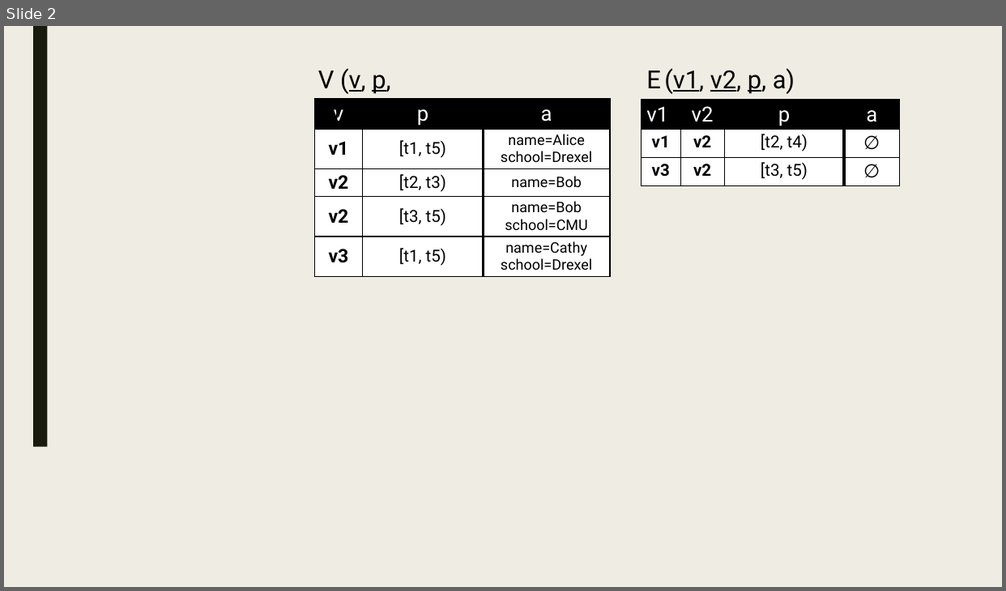
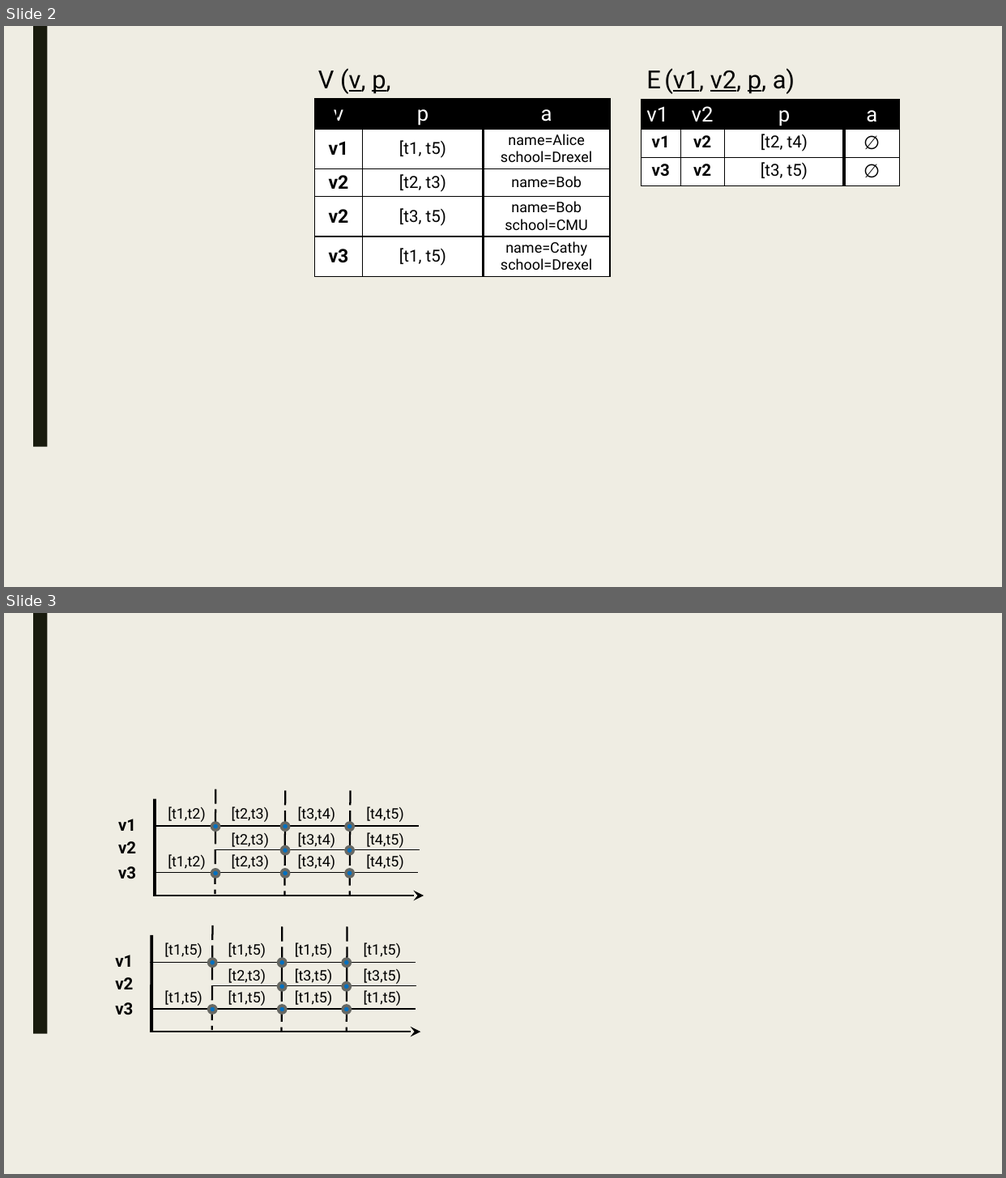
Before and after one commit to PortalDB/portal, a slide deck: paper/edbt2017short/figs/model.pptx. Shown one above the other, each under a label of ours: slide 2 before the commit, slides 2 and 3 after it. The pictures are 1006x591 and 1006x1178 pixels, drawn with LibreOffice and Linux fonts; fonts in the diff are those of the drawing. Boxes give left, top, right and bottom in pixels: in the first picture for what was removed or moved away, otherwise in the second. Text is boxed around its words. In the diff, an @@ line names an element or a change of style, - is before the commit and + after.

```diff
--- a/paper/edbt2017short/figs/model.pptx
+++ b/paper/edbt2017short/figs/model.pptx
@@ slide 3 added at [4,613,1002,1174], background #EFEDE3; not listed: 1 template element that a slide beside it also shows @@
@@ group added at [118,790,424,897]: 14 texts, 8 lines, 8 ellipses, 1 arrow @@
+v1
+v2
+v3
+[t1,t2)
+[t1,t2)
+[t2,t3)
+[t2,t3)
+[t2,t3)
+[t3,t4)
+[t3,t4)
+[t3,t4)
+[t4,t5)
+[t4,t5)
+[t4,t5)
@@ group added at [115,926,421,1033]: 14 texts, 8 lines, 8 ellipses, 1 arrow @@
+v1
+v2
+v3
+[t1,t5)
+[t1,t5)
+[t1,t5)
+[t2,t3)
+[t1,t5)
+[t1,t5)
+[t3,t5)
+[t1,t5)
+[t1,t5)
+[t3,t5)
+[t1,t5)
```
Also in this commit, not shown: 10 other files.
